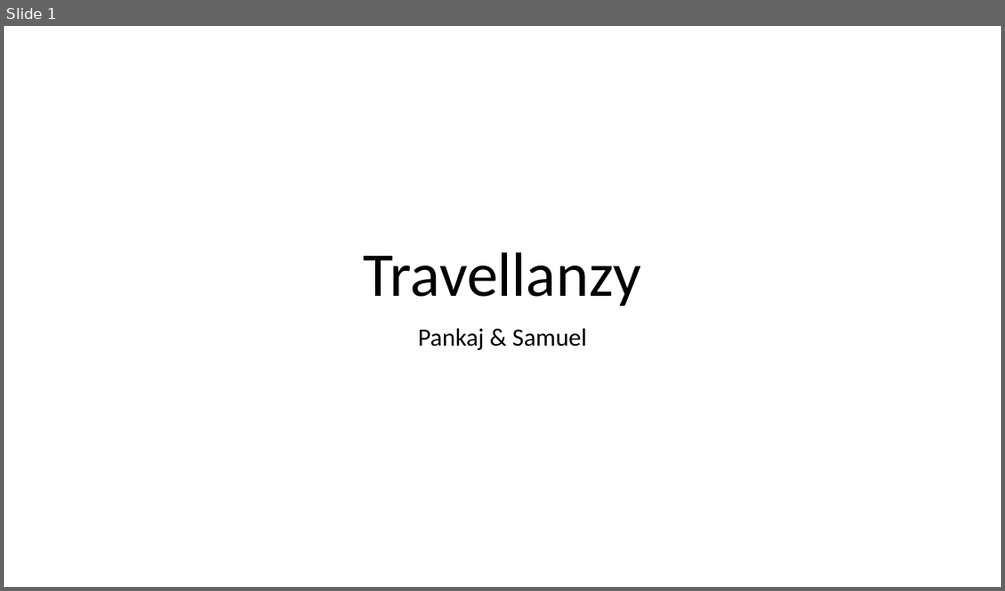
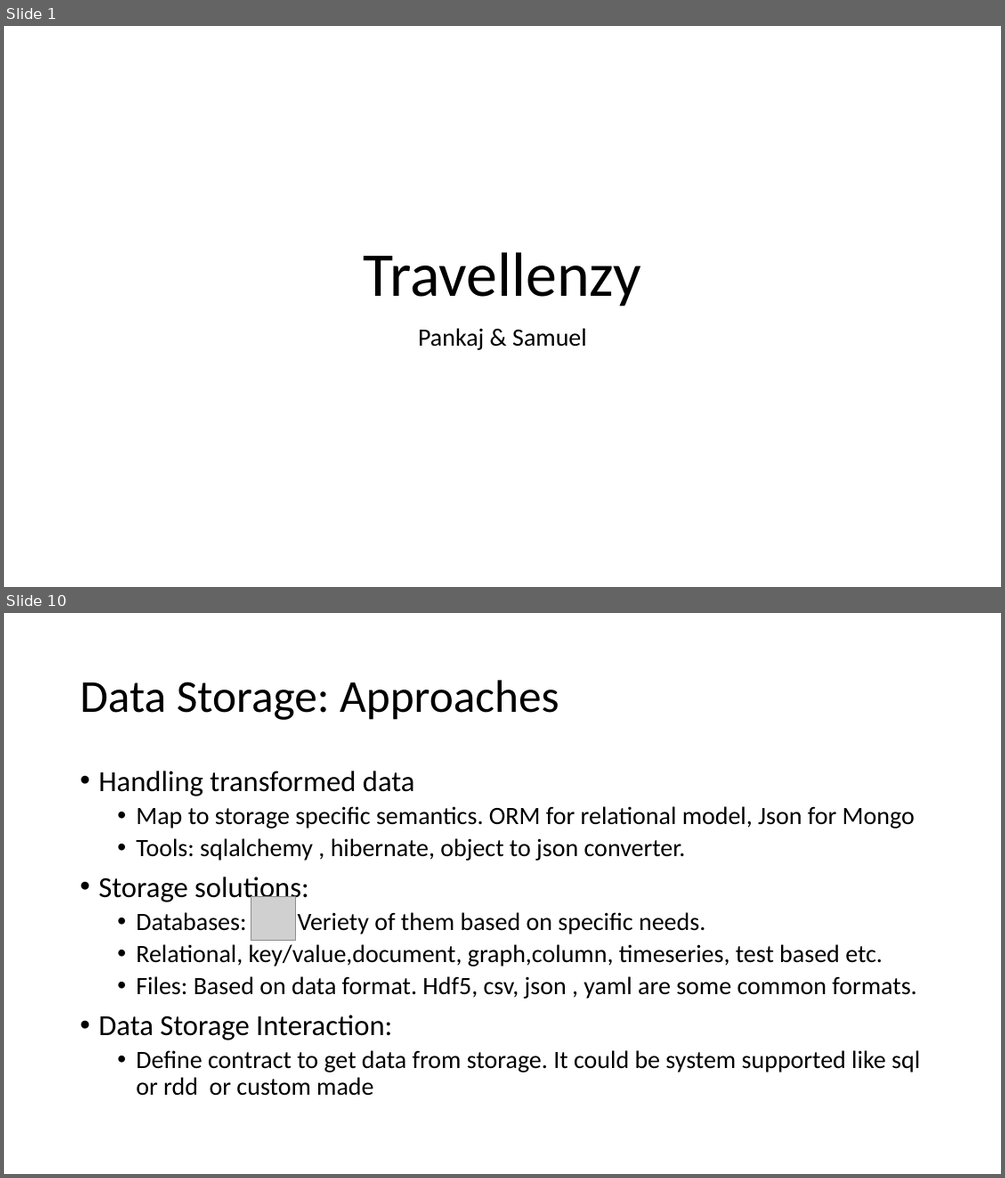
Before and after one commit to pankajti/travelenzy, a slide deck: presentation/travelenzy.pptx. Shown one above the other, each under a label of ours: slide 1 before the commit, slides 1 and 10 after it; the slides between them are not shown. The pictures are 1005x591 and 1005x1178 pixels, drawn with LibreOffice and Linux fonts; fonts in the diff are those of the drawing; grey boxes stand for pictures. Boxes give left, top, right and bottom in pixels: in the first picture for what was removed or moved away, otherwise in the second. Text is boxed around its words. In the diff, an @@ line names an element or a change of style, - is before the commit and + after.

```diff
--- a/presentation/travelenzy.pptx
+++ b/presentation/travelenzy.pptx
@@ slide 10 added at [4, 613, 1001, 1174], background #FFFFFF @@
@@ title added at [80, 680, 558, 720], 44 pt, text #000000 @@
+Data Storage: Approaches
@@ text added at [98, 771, 920, 1095], 24 pt, text #000000 @@
+• Handling transformed data
+  • Map to storage specific semantics. ORM for relational model, Json for Mongo
+  • Tools: sqlalchemy , hibernate, object to json converter.
+• Storage solutions:
+  • Databases: Veriety of them based on specific needs.
+  • Relational, key/value,document, graph,column, timeseries, test based etc.
+  • Files: Based on data format. Hdf5, csv, json , yaml are some common formats.
+• Data Storage Interaction:
+  • Define contract to get data from storage. It could be system supported like sql or rdd or custom made
@@ picture added at [251, 896, 296, 941] @@
@@ slide 1 changed as well @@
@@ title at [363, 252, 641, 306]: text changed @@
-Travellanzy
+Travellenzy
```
Also in this commit, not shown: 8 other slides changed, 7 other slides added, 3 slides removed, 8 other files.
